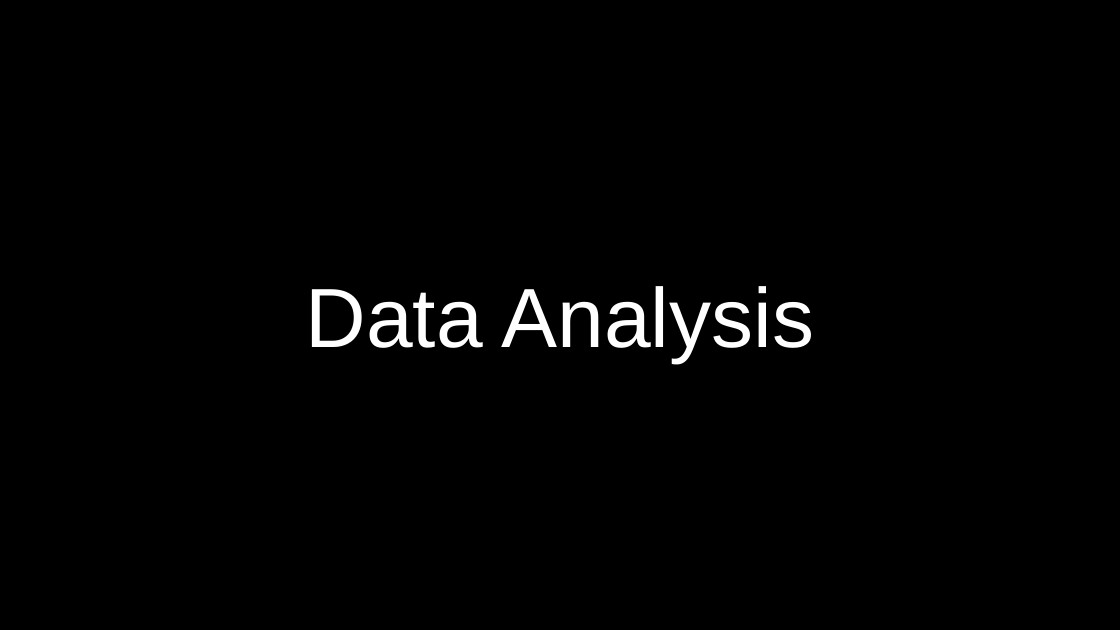
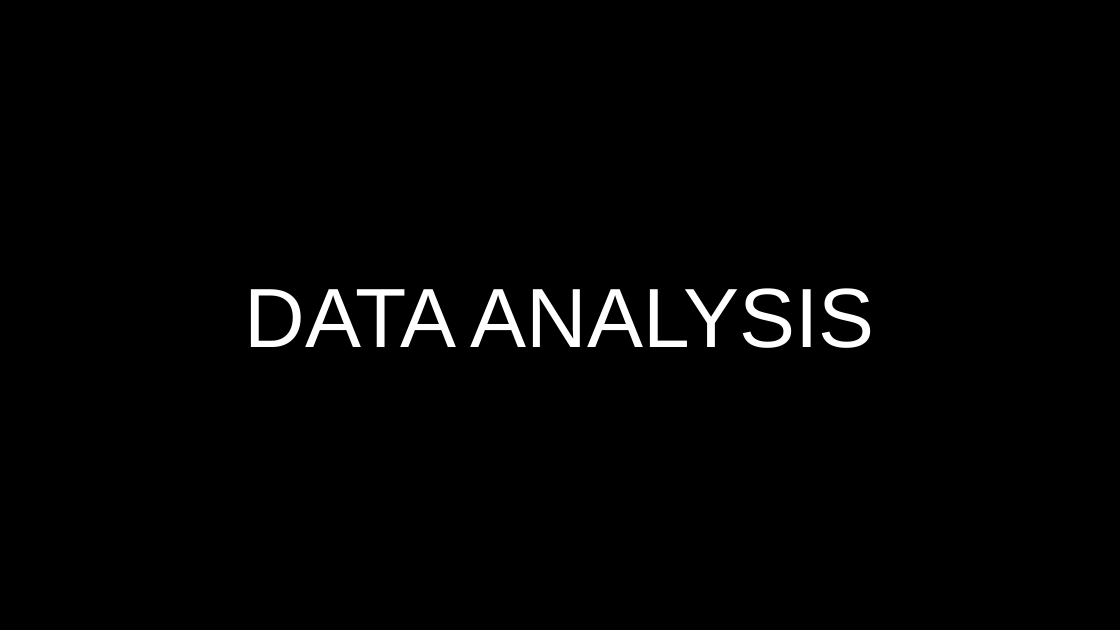
Before and after one commit to marcusRB/thebridgedsftene21, a slide deck: slide 3 of 3-Machine Learning/documentos/Recap.pptx. Drawn at 1120x630 pixels with LibreOffice and Linux fonts; fonts in the diff are those of the drawing. Boxes give left, top, right and bottom in pixels: in the first picture for what was removed or moved away, otherwise in the second. Text is boxed around its words. In the diff, an @@ line names an element or a change of style, - is before the commit and + after.

```diff
--- a/3-Machine Learning/documentos/Recap.pptx
+++ b/3-Machine Learning/documentos/Recap.pptx
@@ text at box(245, 288, 875, 348): text changed @@
-Data Analysis
+DATA ANALYSIS
```
Also in this commit, not shown: 3 other slides changed, 2 slides added, 14 other files.
